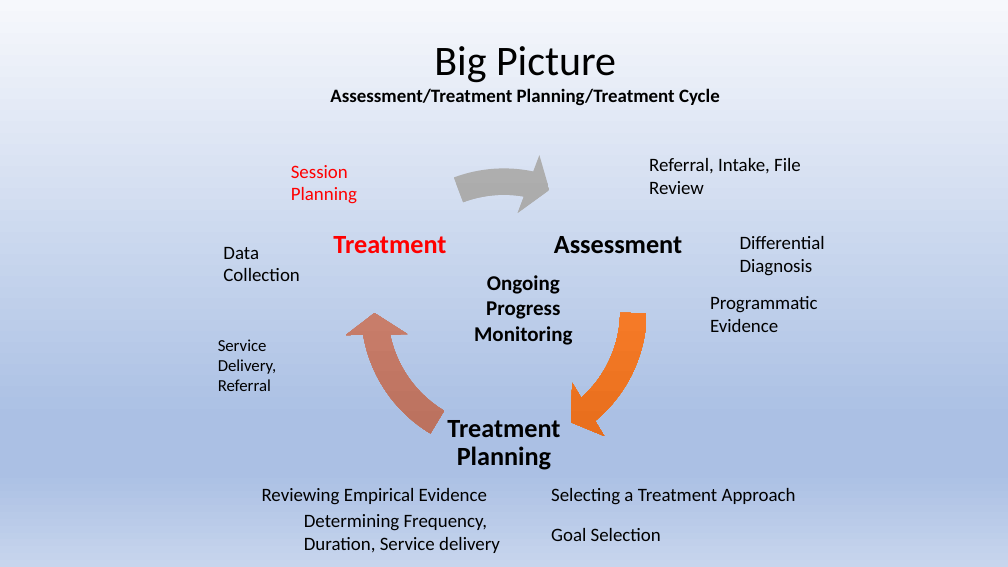
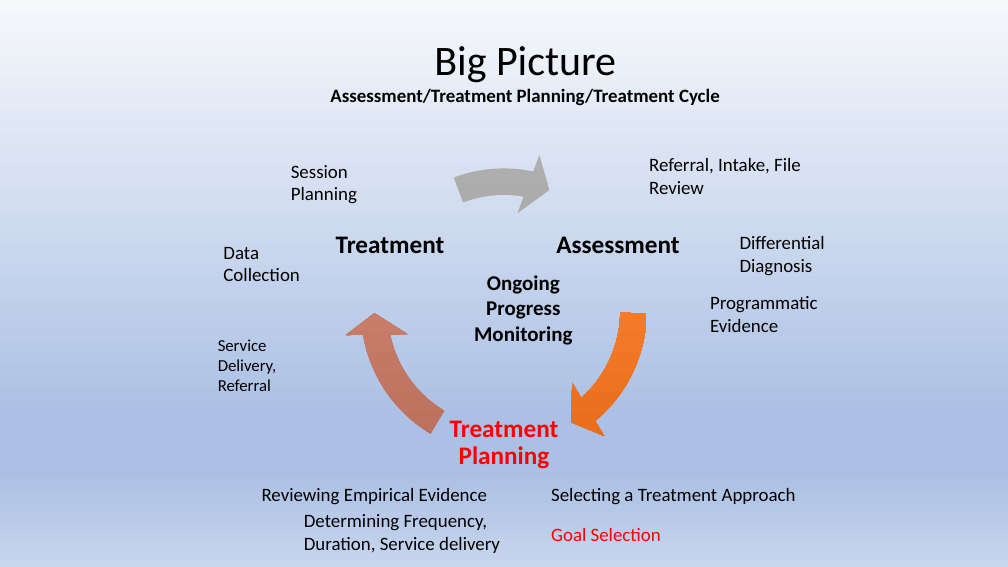
Before and after one commit to Jim-Wright90/cds431_sp22, a slide deck: slide 21 of slides/cds431_week5_2.pptx (slide 3 before the commit). Drawn at 1008x567 pixels with LibreOffice and Linux fonts; fonts in the diff are those of the drawing. Boxes give left, top, right and bottom in pixels: in the first picture for what was removed or moved away, otherwise in the second. Text is boxed around its words. In the diff, an @@ line names an element or a change of style, - is before the commit and + after.

```diff
--- a/slides/cds431_week5_2.pptx
+++ b/slides/cds431_week5_2.pptx
@@ text "Session Planning" at [291, 165, 357, 204]: text colour #FF0000 to #000000 @@
@@ text "Treatment" at [336, 236, 445, 253]: size 25 to 24 pt, text colour #FF0000 to #000000 @@
@@ text "Assessment" at [556, 236, 679, 253]: size 25 to 24 pt @@
@@ text "Treatment Planning" at [450, 420, 559, 469]: size 25 to 24 pt, text colour #000000 to #FF0000 @@
@@ text "Goal Selection" at [551, 528, 661, 541]: text colour #000000 to #FF0000 @@
```
Also in this commit, not shown: 29 slides added, 14 slides removed, 13 other files.
